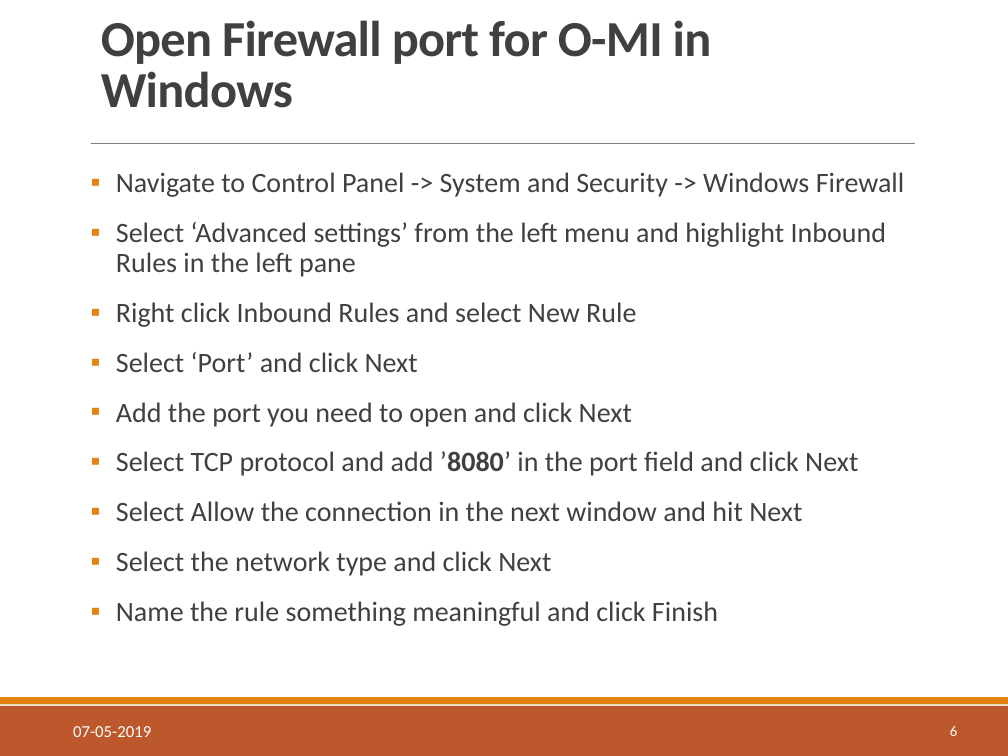
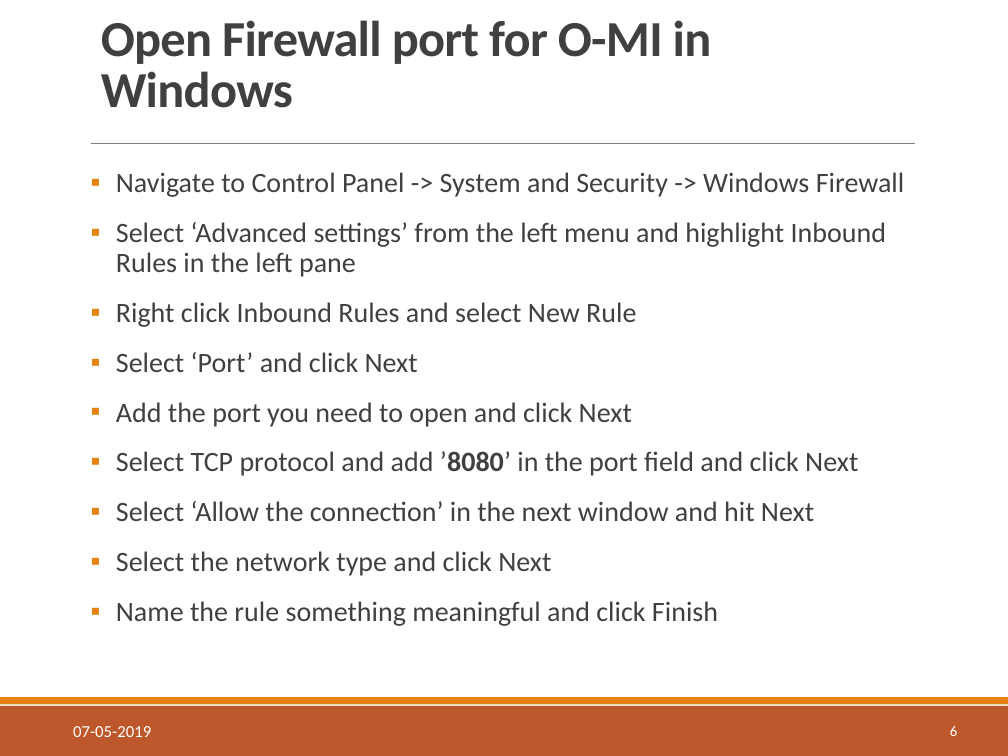
Before and after one commit to AaltoAsia/SoS-Scripts, a slide deck: slide 6 of sos-tutorial.pptx. Drawn at 1008x756 pixels with LibreOffice and Linux fonts; fonts in the diff are those of the drawing; background and template pictures are left out. Boxes give left, top, right and bottom in pixels: in the first picture for what was removed or moved away, otherwise in the second. Text is boxed around its words. In the diff, an @@ line names an element or a change of style, - is before the commit and + after.

```diff
--- a/sos-tutorial.pptx
+++ b/sos-tutorial.pptx
@@ text at [116, 501, 814, 521]: text changed @@
-▪ Select Allow the connection in the next window and hit Next
+▪ Select ‘Allow the connection’ in the next window and hit Next
```
Also in this commit, not shown: 3 other slides changed, 1 other file.
